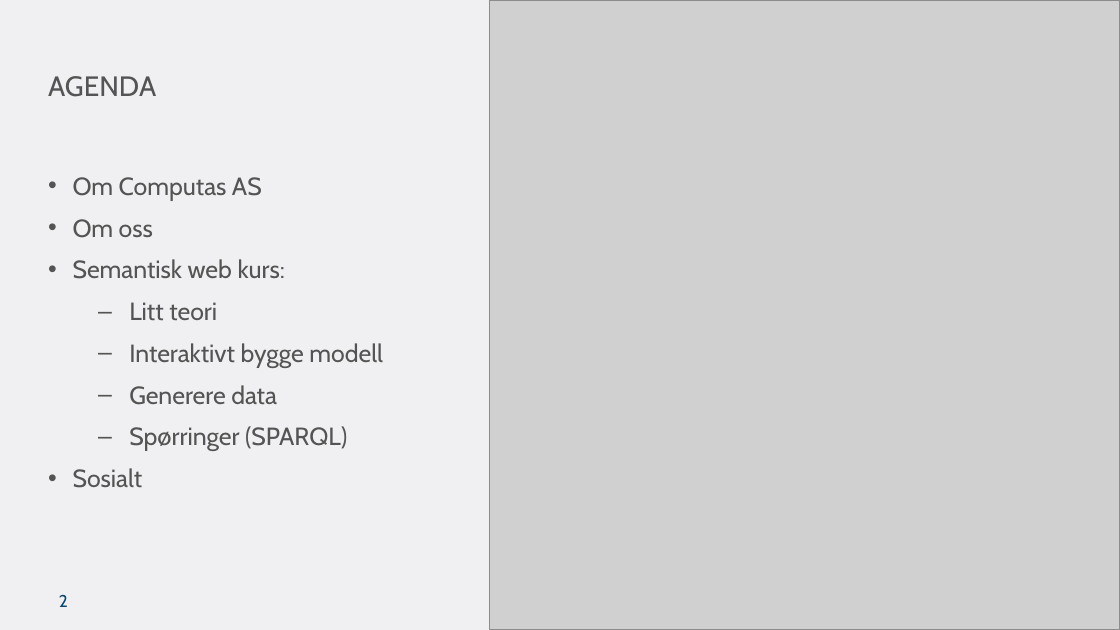
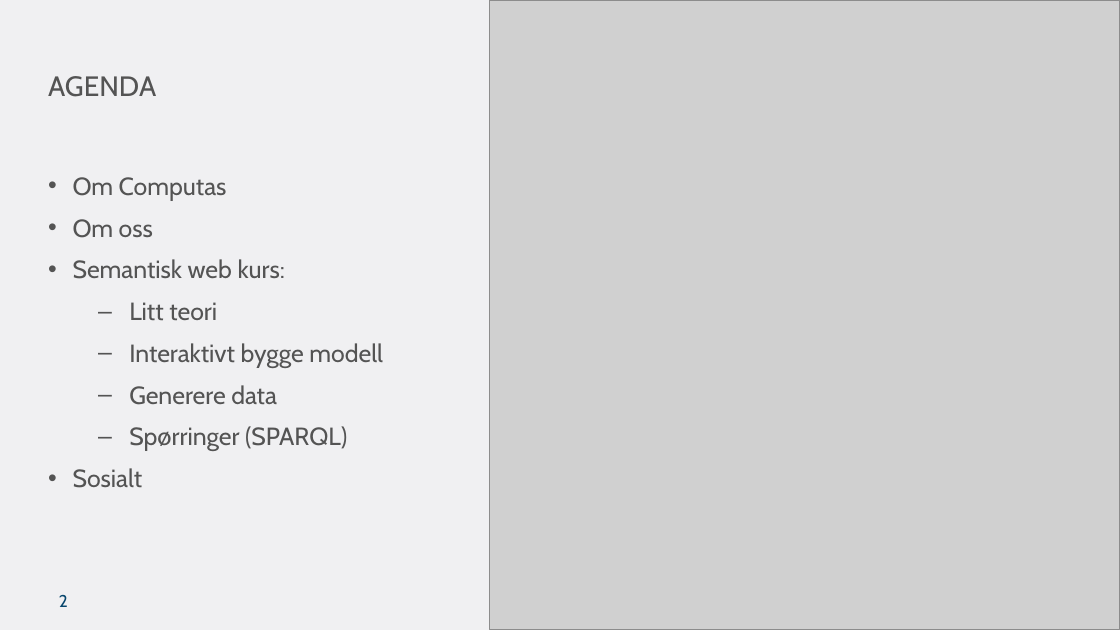
Before and after one commit to ttessem/SemWebKurs, a slide deck: slide 2 of SemWebKursUiB.pptx. Drawn at 1120x630 pixels with LibreOffice and Linux fonts; fonts in the diff are those of the drawing; grey boxes stand for pictures; background and template pictures are left out. Boxes give left, top, right and bottom in pixels: in the first picture for what was removed or moved away, otherwise in the second. Text is boxed around its words. In the diff, an @@ line names an element or a change of style, - is before the commit and + after.

```diff
--- a/SemWebKursUiB.pptx
+++ b/SemWebKursUiB.pptx
@@ text at (73,177,227,200): text changed @@
-• Om Computas AS
+• Om Computas
```
Also in this commit, not shown: 1 other slide changed, 3 slides added, 1 slide removed, 4 other files.
